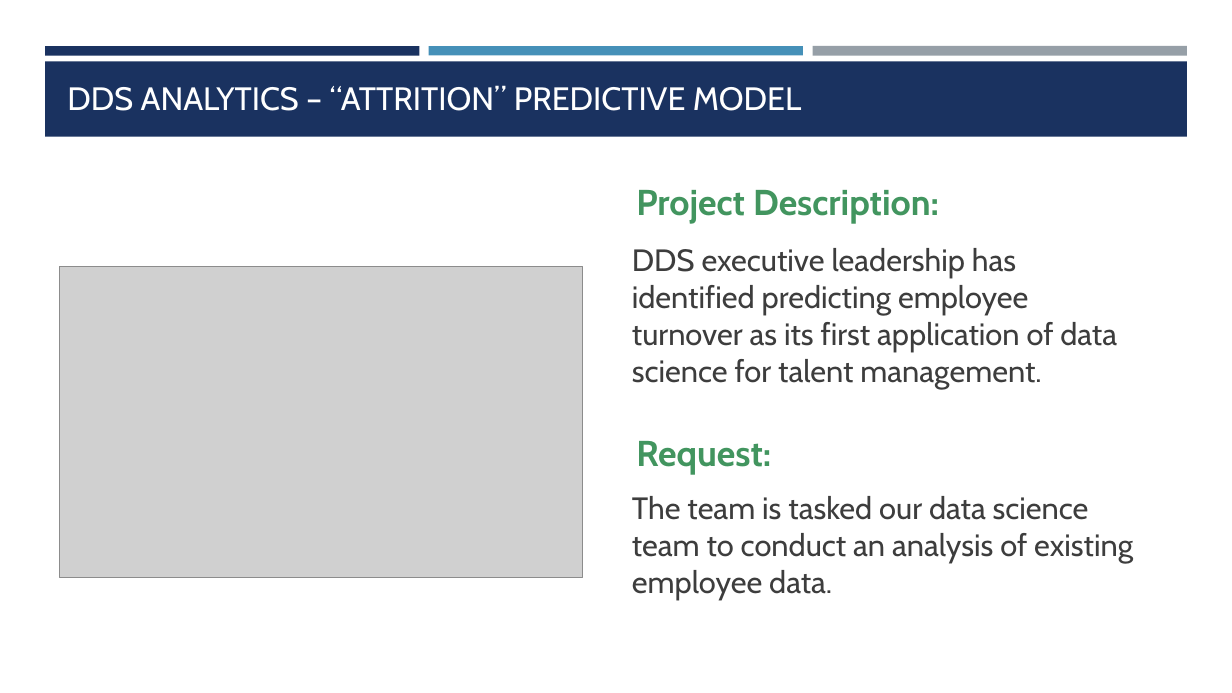
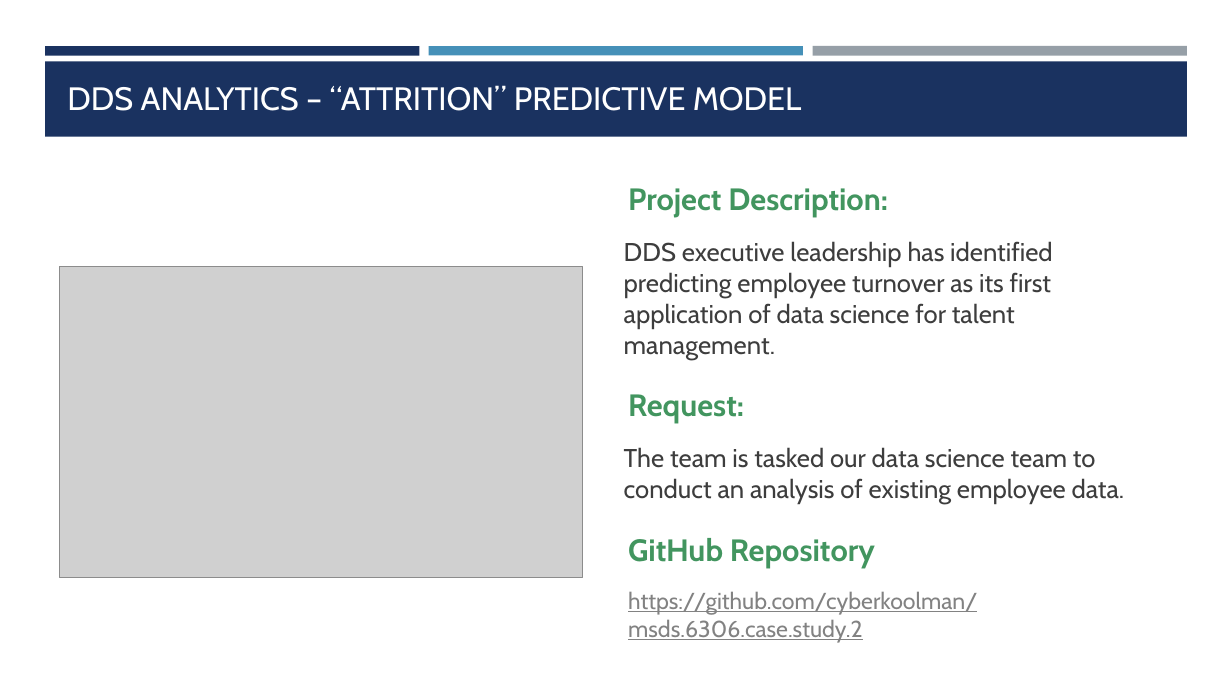
Before and after one commit to jainhsuya/msds.6306.case.study.2, a slide deck: slide 2 of Case Study 2.pptx. Drawn at 1232x693 pixels with LibreOffice and Linux fonts; fonts in the diff are those of the drawing; grey boxes stand for pictures. Boxes give left, top, right and bottom in pixels: in the first picture for what was removed or moved away, otherwise in the second. Text is boxed around its words. In the diff, an @@ line names an element or a change of style, - is before the commit and + after.

Commit message:
Exploratory Data and Intro Completed

```diff
--- a/Case Study 2.pptx
+++ b/Case Study 2.pptx
@@ text "Project Description:" moved from (x1=636, y1=190, x2=939, y2=224) to (x1=628, y1=188, x2=888, y2=217) @@
@@ text "Project Description:" at (x1=628, y1=188, x2=888, y2=217): size 28 to 24 pt @@
@@ text "DDS executive leadership has identified ..." moved from (x1=632, y1=248, x2=1117, y2=389) to (x1=624, y1=241, x2=1053, y2=359) @@
@@ text "DDS executive leadership has identified ..." at (x1=624, y1=241, x2=1053, y2=359): size 24 to 20 pt @@
@@ text "Request:" at (x1=628, y1=394, x2=744, y2=422): size 28 to 24 pt @@
@@ text "Request:" moved from (x1=636, y1=441, x2=771, y2=475) to (x1=628, y1=394, x2=744, y2=422) @@
@@ text "The team is tasked our ..." at (x1=624, y1=447, x2=1125, y2=503): size 24 to 20 pt @@
@@ text "The team is tasked our ..." moved from (x1=632, y1=496, x2=1133, y2=599) to (x1=624, y1=447, x2=1125, y2=503) @@
@@ text added at (x1=628, y1=538, x2=875, y2=567), 24 pt, text #42955F, bold @@
+GitHub Repository
@@ text added at (x1=628, y1=591, x2=978, y2=643), 18 pt, text #828282, underline @@
+https://github.com/cyberkoolman/msds.6306.case.study.2
```
Also in this commit, not shown: 7 other slides changed, 1 slide added, 1 slide removed.
